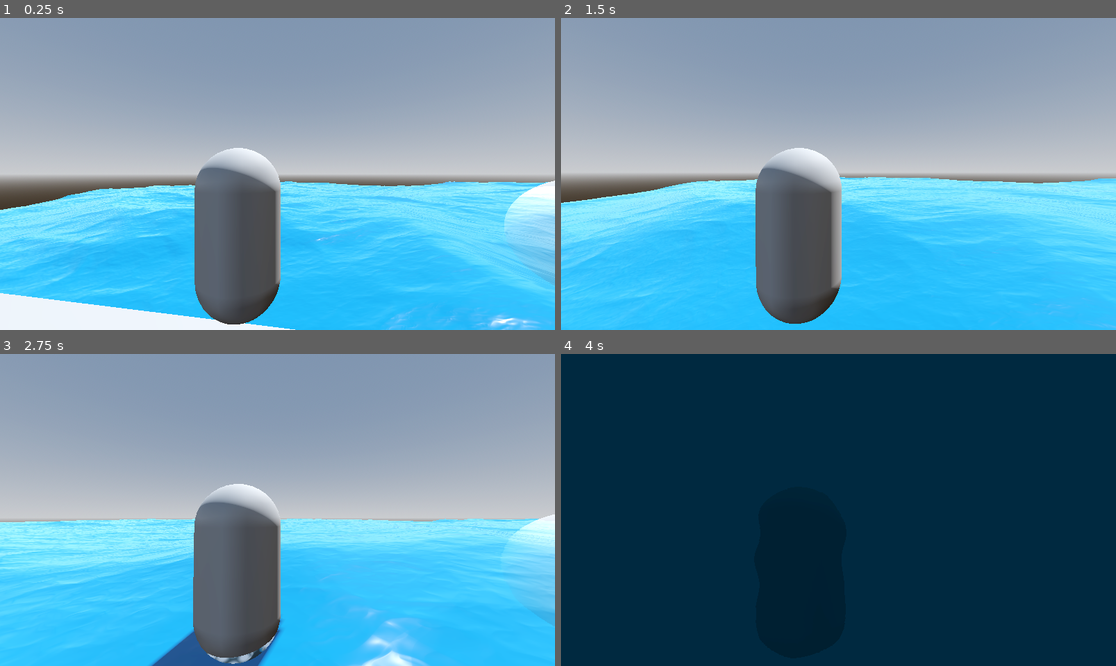
Above: before the commit, frames 1-4 (two rows, left to right).
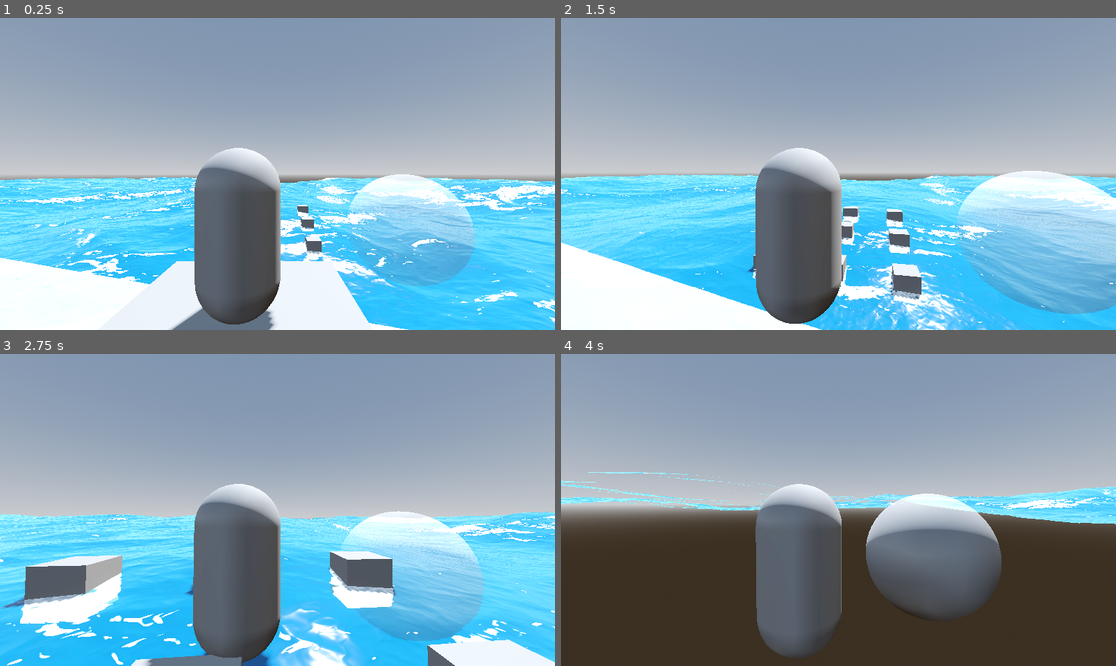
Above: after the commit, the same moments.

Repository: Mich-Dich/water_world_game
Game: Godot game, scene res://scene/000.tscn
The game is run twice, just before and just after one commit, with the same random seed, the same clock (stepped at 60 frames per second) and the same inputs.
Inputs (mouse positions are in pixels of both pictures, inside the frame that each line leads up to):
- Up to frame 1 (0.25 s): no input
- Up to frame 2 (1.5 s): tap Enter at 0.5 s; move the mouse to (866, 174) at 0.52 s; hold W (move_forward) from 0.53 s (still down); move the mouse to (810, 174) at 1.27 s
- Up to frame 3 (2.75 s): keep holding W (move_forward); move the mouse to (288, 503) at 2.02 s
- Up to frame 4 (4 s): keep holding W (move_forward); move the mouse to (832, 516) at 2.77 s; move the mouse to (877, 513) at 3.52 s

The runs differ from the first frame. In frame 1, 27% of the frame differs, in the area x 0-100%, y 50-100%; in frame 2, 29%; in frame 3, 26%; in frame 4, 100%, in the area x 0-100%, y 0-100%.

Commit message:
create buoyancy

Diff:
--- a/project.godot
+++ b/project.godot
@@ -13,8 +13,9 @@
 config/name="water_world"
 run/main_scene="uid://belnvvxoj5goq"
 config/features=PackedStringArray("4.6", "Forward Plus")
-boot_splash/image="uid://6yibwekyjlgm"
-config/icon="res://icon.svg"
+run/max_fps=144
+boot_splash/image="uid://cg7g5pl0c48ud"
+config/icon="uid://cg7g5pl0c48ud"
 
 [autoload]
 
@@ -22,6 +23,7 @@
 
 [debug]
 
+settings/stdout/print_fps=true
 gdscript/warnings/untyped_declaration=1
 
 [display]
@@ -66,22 +68,3 @@
 rendering_device/driver.windows="d3d12"
 lights_and_shadows/directional_shadow/soft_shadow_filter_quality=3
 anti_aliasing/quality/msaa_3d=1
-
-[shader_globals]
-
-sea_height={
-"type": "float",
-"value": 1.5
-}
-sea_choppy={
-"type": "float",
-"value": 1.3
-}
-sea_speed={
-"type": "float",
-"value": 0.032
-}
-sea_freq={
-"type": "float",
-"value": 4.0
-}
--- a/scene/000.tscn
+++ b/scene/000.tscn
@@ -3,6 +3,7 @@
 [ext_resource type="Shader" uid="uid://2qvvypnr3wtm" path="res://shaders/world_grid.gdshader" id="1_qufgm"]
 [ext_resource type="PackedScene" uid="uid://cpdht31432b30" path="res://scene/water_plaine.tscn" id="2_svyum"]
 [ext_resource type="PackedScene" uid="uid://cfb6vip2v1uj3" path="res://scene/character/player.tscn" id="3_qufgm"]
+[ext_resource type="PackedScene" uid="uid://btc8mkik0p6t4" path="res://scene/objects/test.tscn" id="4_fxnfp"]
 
 [sub_resource type="ProceduralSkyMaterial" id="ProceduralSkyMaterial_pit2l"]
 sky_horizon_color = Color(0.66224277, 0.6717428, 0.6867428, 1)
@@ -51,7 +52,7 @@
 shadow_enabled = true
 
 [node name="player" parent="." unique_id=788734149 instance=ExtResource("3_qufgm")]
-transform = Transform3D(1, 0, 0, 0, 1, 0, 0, 0, 1, -70.43374, 7, 1)
+transform = Transform3D(1, 0, 0, 0, 1, 0, 0, 0, 1, 0, 6.1960907, 15)
 
 [node name="MeshInstance3D" type="MeshInstance3D" parent="." unique_id=1368180530]
 transform = Transform3D(50, 0, 0, 0, 1, 0, 0, 0, 50, 0, 0.155, 0)
@@ -65,8 +66,7 @@
 shape = SubResource("ConcavePolygonShape3D_gbilv")
 
 [node name="MeshInstance3D2" parent="." unique_id=1358867198 instance=ExtResource("2_svyum")]
-transform = Transform3D(5, 0, 0, 0, 1, 0, 0, 0, 5, 0.7065964, 0.78440094, 3.8035278)
-top_level = true
+transform = Transform3D(5, 0, 0, 0, 1, 0, 0, 0, 5, 0.6940441, 1.2524033, 3.7119923)
 
 [node name="MeshInstance3D3" type="MeshInstance3D" parent="." unique_id=2110779139]
 transform = Transform3D(50, 0, 0, 0, 50, 0, 0, 0, 50, 60.009964, -18.422276, -79.62622)
@@ -78,12 +78,21 @@
 shape = SubResource("SphereShape3D_qufgm")
 
 [node name="MeshInstance3D4" type="MeshInstance3D" parent="." unique_id=680762560]
-transform = Transform3D(1.2285659, -198.48488, 0, 9.924245, 24.571312, 0, 0, 0, 10, -6.996893, -11.708452, 0)
+transform = Transform3D(1.7364824, -196.96153, 0, 9.848078, 34.72964, 0, 0, 0, 10, -6.996893, -11.708452, 0)
 mesh = SubResource("BoxMesh_fxnfp")
 
 [node name="StaticBody3D" type="StaticBody3D" parent="MeshInstance3D4" unique_id=1450747939]
 
 [node name="CollisionShape3D" type="CollisionShape3D" parent="MeshInstance3D4/StaticBody3D" unique_id=1068999755]
+shape = SubResource("BoxShape3D_fxnfp")
+
+[node name="MeshInstance3D6" type="MeshInstance3D" parent="." unique_id=1959393]
+transform = Transform3D(3, 0, 0, 0, 150, 0, 0, 0, 3, 0, -70, 15)
+mesh = SubResource("BoxMesh_fxnfp")
+
+[node name="StaticBody3D" type="StaticBody3D" parent="MeshInstance3D6" unique_id=1979362164]
+
+[node name="CollisionShape3D" type="CollisionShape3D" parent="MeshInstance3D6/StaticBody3D" unique_id=107664746]
 shape = SubResource("BoxShape3D_fxnfp")
 
 [node name="MeshInstance3D5" type="MeshInstance3D" parent="." unique_id=580339639]
@@ -94,3 +103,30 @@
 
 [node name="CollisionShape3D" type="CollisionShape3D" parent="MeshInstance3D5/StaticBody3D" unique_id=544468311]
 shape = SubResource("BoxShape3D_0kde7")
+
+[node name="MeshInstance3D7" parent="." unique_id=12804098 instance=ExtResource("4_fxnfp")]
+transform = Transform3D(1, 0, 0, 0, 1, 0, 0, 0, 1, -3, 2.324571, 0)
+
+[node name="MeshInstance3D8" parent="." unique_id=1600291073 instance=ExtResource("4_fxnfp")]
+transform = Transform3D(1, 0, 0, 0, 1, 0, 0, 0, 1, 3, 2.8411088, 0)
+
+[node name="MeshInstance3D9" parent="." unique_id=993599502 instance=ExtResource("4_fxnfp")]
+transform = Transform3D(1, 0, 0, 0, 1, 0, 0, 0, 1, 0, 2.4515443, 0)
+
+[node name="MeshInstance3D10" parent="." unique_id=1433828442 instance=ExtResource("4_fxnfp")]
+transform = Transform3D(1, 0, 0, 0, 1, 0, 0, 0, 1, 3, 2.6819096, -3)
+
+[node name="MeshInstance3D11" parent="." unique_id=1798055390 instance=ExtResource("4_fxnfp")]
+transform = Transform3D(1, 0, 0, 0, 1, 0, 0, 0, 1, 3, 3.3074465, 3)
+
+[node name="MeshInstance3D12" parent="." unique_id=958746889 instance=ExtResource("4_fxnfp")]
+transform = Transform3D(1, 0, 0, 0, 1, 0, 0, 0, 1, 0, 2.1999733, -3)
+
+[node name="MeshInstance3D13" parent="." unique_id=702245757 instance=ExtResource("4_fxnfp")]
+transform = Transform3D(1, 0, 0, 0, 1, 0, 0, 0, 1, -3, 2.0927007, -3)
+
+[node name="MeshInstance3D14" parent="." unique_id=801175214 instance=ExtResource("4_fxnfp")]
+transform = Transform3D(1, 0, 0, 0, 1, 0, 0, 0, 1, 0, 2.951044, 3)
+
+[node name="MeshInstance3D15" parent="." unique_id=505457955 instance=ExtResource("4_fxnfp")]
+transform = Transform3D(1, 0, 0, 0, 1, 0, 0, 0, 1, -3, 2.6508255, 3)
--- a/scene/character/player.tscn
+++ b/scene/character/player.tscn
@@ -1,31 +1,12 @@
 [gd_scene format=3 uid="uid://cfb6vip2v1uj3"]
 
 [ext_resource type="Script" uid="uid://dlwu1bebby3yn" path="res://scene/character/player.gd" id="1_4flbx"]
-[ext_resource type="Shader" uid="uid://crnr1dqndi7g8" path="res://shaders/under_water_effect.gdshader" id="2_5utgv"]
 [ext_resource type="PackedScene" uid="uid://btjvhojhxsglp" path="res://scene/menu/pause.tscn" id="2_hovdd"]
 
 [sub_resource type="CapsuleMesh" id="CapsuleMesh_onrkg"]
 
 [sub_resource type="ConvexPolygonShape3D" id="ConvexPolygonShape3D_i3pqv"]
 points = PackedVector3Array(-0.12520654, -0.532801, -0.4805069, 0.022783129, 0.4760704, 0.49888408, 0.16971254, 0.55914 …(1084 unchanged characters)…
-
-[sub_resource type="QuadMesh" id="QuadMesh_w2ep0"]
-size = Vector2(2, 2)
-
-[sub_resource type="ShaderMaterial" id="ShaderMaterial_rrjs7"]
-render_priority = 0
-shader = ExtResource("2_5utgv")
-shader_parameter/sea_height = 1.3
-shader_parameter/sea_choppy = 4.0
-shader_parameter/sea_speed = 1.5
-shader_parameter/sea_freq = 0.08
-shader_parameter/height_offset = 0.0
-shader_parameter/underwater_color = Color(0.02, 0.18, 0.25, 1)
-shader_parameter/absorption_strength = 0.35
-shader_parameter/deep_tint_strength = 0.65
-shader_parameter/refraction_amount = 0.004
-shader_parameter/refraction_speed = 0.7
-shader_parameter/water_level_fudge = 0.0
 
 [node name="player" type="RigidBody3D" unique_id=788734149]
 lock_rotation = true
@@ -46,10 +27,5 @@
 [node name="Camera3D" type="Camera3D" parent="twist_pivot/pitch_pivot" unique_id=1740771454]
 transform = Transform3D(1, 0, 0, 0, 1, 0, 0, 0, 1, 0.4592387, 0, 2.4468367)
 
-[node name="MeshInstance3D" type="MeshInstance3D" parent="twist_pivot/pitch_pivot/Camera3D" unique_id=2078727130]
-transform = Transform3D(1, 0, 0, 0, 1, 0, 0, 0, 1, 0, 0, -0.4551723)
-mesh = SubResource("QuadMesh_w2ep0")
-surface_material_override/0 = SubResource("ShaderMaterial_rrjs7")
-
 [node name="pause_manu" parent="." unique_id=120024327 instance=ExtResource("2_hovdd")]
 visible = false
--- /dev/null
+++ b/scene/objects/test.gd
@@ -0,0 +1,8 @@
+@tool
+extends MeshInstance3D
+
+@export var float_amplitude: float = 1.0      # if you want to scale height (usually 1.0)
+@export var float_offset: float = 0.0         # extra vertical offset
+
+func _process(delta: float) -> void:
+	global_position.y = wave_settings.get_wave_height(Vector2(global_position.x, global_position.z))
--- /dev/null
+++ b/scene/objects/test.tscn
@@ -0,0 +1,9 @@
+[gd_scene format=3 uid="uid://btc8mkik0p6t4"]
+
+[ext_resource type="Script" uid="uid://b511vywnujbrx" path="res://scene/objects/test.gd" id="1_r4cyx"]
+
+[sub_resource type="BoxMesh" id="BoxMesh_vwtyb"]
+
+[node name="MeshInstance3D" type="MeshInstance3D" unique_id=12804098]
+mesh = SubResource("BoxMesh_vwtyb")
+script = ExtResource("1_r4cyx")
--- a/scripts/wave_settings.gd
+++ b/scripts/wave_settings.gd
@@ -1,43 +1,30 @@
 @tool
 extends Node
 
-@export var sea_height : float = 1.3:
-	set(value):
-		sea_height = value
-		update_water_params()
-@export var sea_choppy : float = 4.0:
-	set(value):
-		sea_choppy = value
-		update_water_params()
-@export var sea_speed  : float = 1.5:
-	set(value):
-		sea_speed = value
-		update_water_params()
-@export var sea_freq   : float = 0.032:
-	set(value):
-		sea_freq = value
-		update_water_params()
-
+# settings for wave calculation
+var sea_height : float = 1.915
+var sea_choppy : float = 3.62
+var sea_speed : float = 1.5
+var sea_freq : float = 0.032
 var current_time := 0.0
 var water_materials: Array[ShaderMaterial] = []
+const ITER_GEOMETRY := 3
+const OCTAVE_M: Array = [
+	[1.6, 1.2],
+	[-1.2, 1.6]
+]
 
 
 func _ready():
-	print("Water Settings: Ready")
-	update_water_params()
-
-
-func _enter_tree():
-	if Engine.is_editor_hint():
-		# Slight delay ensures ProjectSettings are loaded
-		await get_tree().process_frame
-		update_water_params()
+	for mat in water_materials:
+		if mat:
+			update_water_params(mat)
 
 
 func _process(delta: float):
 	var should_advance = true
 	if not Engine.is_editor_hint():
-		should_advance = not get_tree().paused		# pause wave sim if pame paused
+		should_advance = not get_tree().paused		# pause wave sim if game paused
 
 	if should_advance:
 		current_time += delta
@@ -51,11 +38,11 @@
 		water_materials.append(mat)
 
 
-func update_water_params():
-	RenderingServer.global_shader_parameter_set("sea_height", sea_height)
-	RenderingServer.global_shader_parameter_set("sea_choppy", sea_choppy)
-	RenderingServer.global_shader_parameter_set("sea_speed",  sea_speed)
-	RenderingServer.global_shader_parameter_set("sea_freq",   sea_freq)
+func update_water_params(mat: ShaderMaterial):
+	mat.set_shader_parameter("sea_height", sea_height)
+	mat.set_shader_parameter("sea_choppy", sea_choppy)
+	mat.set_shader_parameter("sea_speed",  sea_speed)
+	mat.set_shader_parameter("sea_freq",   sea_freq)
 
 
 func set_weather_conditions(height: float, rough: float, speed: float, freq: float):
@@ -63,18 +50,81 @@
 	sea_choppy = rough
 	sea_speed = speed
 	sea_freq = freq
-	update_water_params()
+	for mat in water_materials:
+		if mat:
+			update_water_params(mat)
 
 
 
 
-func _input(event):
-	if event is InputEventKey and event.pressed and event.keycode == KEY_F5:
-		print_globals()
 
-func print_globals():
-	var h = RenderingServer.global_shader_parameter_get("sea_height")
-	var c = RenderingServer.global_shader_parameter_get("sea_choppy")
-	var s = RenderingServer.global_shader_parameter_get("sea_speed")
-	var f = RenderingServer.global_shader_parameter_get("sea_freq")
-	print("Globals: height=", h, " choppy=", c, " speed=", s, " freq=", f)
+
+
+
+
+# ------------------------------------------------------------------
+# Wave height calculation (extracted from shader)
+# ------------------------------------------------------------------
+
+# 32-bit unsigned hash of a 2D integer grid cell
+func _hash12(p: Vector2) -> float:
+	var qx: int = (int(floor(p.x)) * 1597334677) & 0xFFFFFFFF
+	var qy: int = (int(floor(p.y)) * 3812015801) & 0xFFFFFFFF
+	var n: int = ((qx ^ qy) * 1597334677) & 0xFFFFFFFF
+	return float(n) / 4294967295.0   # 2^32 - 1
+
+
+# Value noise in range [-1, 1]
+func _noise(p: Vector2) -> float:
+	var i: Vector2 = Vector2(floor(p.x), floor(p.y))
+	var f: Vector2 = p - i
+	var u: Vector2 = f * f * (Vector2(3, 3) - 2.0 * f)
+	var a: float = _hash12(i + Vector2(0, 0))
+	var b: float = _hash12(i + Vector2(1, 0))
+	var c: float = _hash12(i + Vector2(0, 1))
+	var d: float = _hash12(i + Vector2(1, 1))
+	var low: float = lerp(a, b, u.x)
+	var high: float = lerp(c, d, u.x)
+	return -1.0 + 2.0 * lerp(low, high, u.y)
+
+
+# Sea octave function (same as GLSL sea_octave)
+func _sea_octave(uv: Vector2, choppy: float) -> float:
+	var n: float = _noise(uv)
+	uv += Vector2(n, n)
+	var wv: Vector2 = Vector2(1.0, 1.0) - Vector2(abs(sin(uv.x)), abs(sin(uv.y)))
+	var swv: Vector2 = Vector2(abs(cos(uv.x)), abs(cos(uv.y)))
+	wv.x = lerp(wv.x, swv.x, wv.x)
+	wv.y = lerp(wv.y, swv.y, wv.y)
+	#wv = wv.lerp(swv, wv)   # mix(wv, swv, wv)
+	var prod: float = pow(wv.x * wv.y, 0.65)
+	return pow(1.0 - prod, choppy)
+
+
+# Multiply 2D vector by a 2x2 matrix (stored as array of arrays)
+func _mat2_mult(m: Array, v: Vector2) -> Vector2:
+	return Vector2(
+		m[0][0] * v.x + m[0][1] * v.y,
+		m[1][0] * v.x + m[1][1] * v.y
+	)
+
+
+# Main height evaluation at world XZ position
+func get_wave_height(world_pos: Vector2) -> float:
+	var freq: float = sea_freq
+	var amp: float = sea_height
+	var choppy: float = sea_choppy
+	var uv: Vector2 = world_pos
+	uv.x *= 0.75
+	var h: float = 0.0
+
+	for i in range(ITER_GEOMETRY):
+		var d: float = _sea_octave((uv + Vector2(current_time * sea_speed, current_time * sea_speed)) * freq, choppy)
+		d += _sea_octave((uv - Vector2(current_time * sea_speed, current_time * sea_speed)) * freq, choppy)
+		h += d * amp
+		uv = _mat2_mult(OCTAVE_M, uv)
+		freq *= 1.9
+		amp *= 0.22
+		choppy = lerp(choppy, 1.0, 0.2)
+
+	return h
--- a/shaders/water.gdshader
+++ b/shaders/water.gdshader
@@ -10,10 +10,10 @@
 uniform float fade_start_depth : hint_range(0.0, 50.0, 0.1) = 0.5;
 
 // ============== WAVE UNIFORMS ==============
-global uniform float sea_height : hint_range(0.0, 5.0);
-global uniform float sea_choppy : hint_range(0.0, 10.0);
-global uniform float sea_speed : hint_range(0.0, 5.0);
-global uniform float sea_freq : hint_range(0.0, 0.5);
+uniform float sea_height : hint_range(0.0, 5.0) = 1.3;
+uniform float sea_choppy : hint_range(0.0, 10.0) = 4.0;
+uniform float sea_speed : hint_range(0.0, 5.0) = 1.5;
+uniform float sea_freq : hint_range(0.0, 0.5) = 0.08;
 uniform int ITER_GEOMETRY = 3;
 uniform int ITER_FRAGMENT = 5;
 
--- a/shaders/water_shader_material.tres
+++ b/shaders/water_shader_material.tres
@@ -8,6 +8,10 @@
 shader_parameter/max_depth = 99.60000148415952
 shader_parameter/underwater_fog_color = Color(6.738305e-07, 0.38025883, 0.58963394, 1)
 shader_parameter/fade_start_depth = 4.5000000670554
+shader_parameter/sea_height = 1.9150000909625
+shader_parameter/sea_choppy = 3.62000017195
+shader_parameter/sea_speed = 1.5
+shader_parameter/sea_freq = 0.03200000152
 shader_parameter/ITER_GEOMETRY = 3
 shader_parameter/ITER_FRAGMENT = 5
 shader_parameter/refraction_strength = 1.0
@@ -18,18 +22,18 @@
 shader_parameter/deep_color = Color(0, 0.32413265, 0.40395248, 1)
 shader_parameter/water_absorption = Color(0.11137933, 0.32159075, 0.53292805, 1)
 shader_parameter/foam_color = Color(1, 1, 1, 1)
-shader_parameter/foam_depth_start = 0.8
-shader_parameter/foam_depth_end = 0.0
+shader_parameter/foam_depth_start = 2.27999994903744
+shader_parameter/foam_depth_end = 0.51999998837696
 shader_parameter/foam_noise_scale = 2.0
 shader_parameter/foam_noise_speed = 1.0
 shader_parameter/foam_cutoff = 0.7
-shader_parameter/foam_crest_threshold = 0.7
+shader_parameter/foam_crest_threshold = 0.97999997809504
 shader_parameter/foam_crest_amount = 2.0
 shader_parameter/foam_edge_color = Color(0.18510425, 0.5546947, 0.69644475, 1)
 shader_parameter/foam_edge_offset = Vector2(0.02, 0.02)
 shader_parameter/voronoi_scale = 9.0
-shader_parameter/voronoi_strength = 0.8
-shader_parameter/custom_time = 388.3541780000118
+shader_parameter/voronoi_strength = 0.28800001368
+shader_parameter/custom_time = 6888.466436558562
 shader_parameter/roughness = 0.125
 shader_parameter/metallic = 0.0
 shader_parameter/specular = 0.5
Binary file removed: assets/logo.jpeg
Binary file added: assets/logo.png
Not shown, changed: assets/logo.png.import
Not shown, added: scene/objects/test.gd.uid
